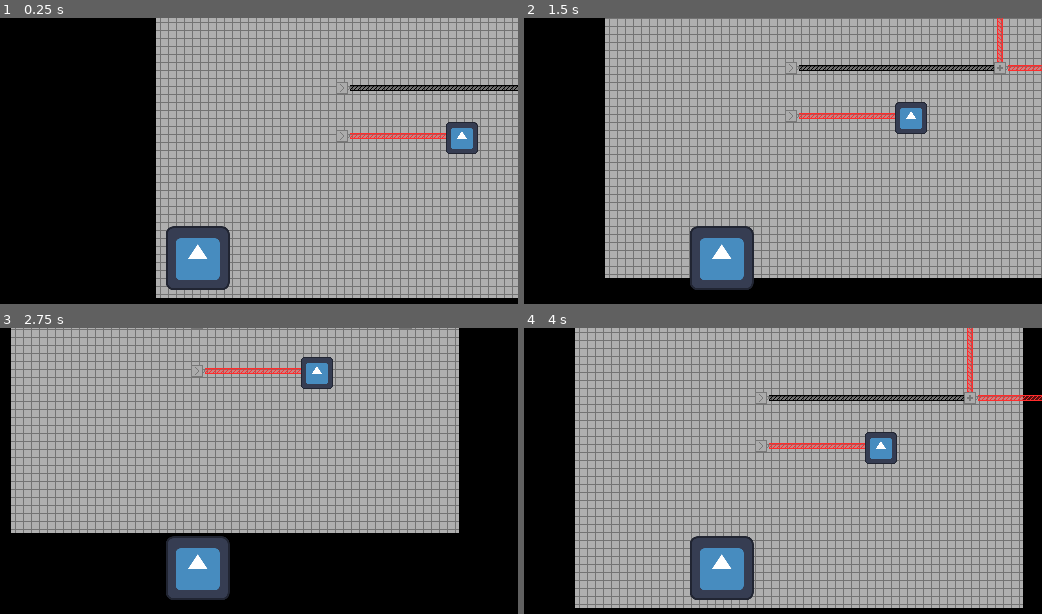
Above: before the commit, frames 1-4 (two rows, left to right).
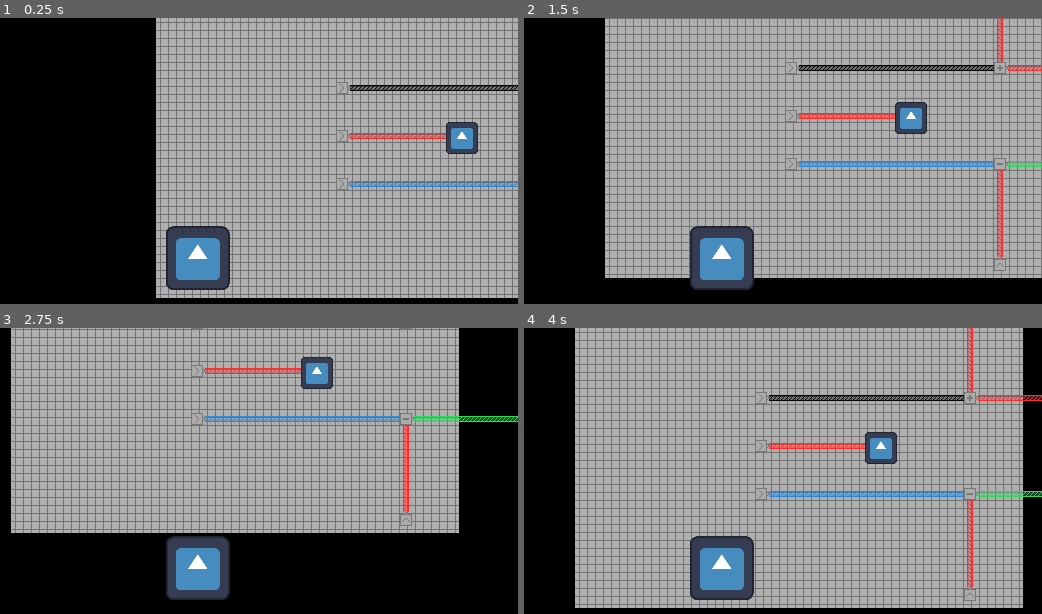
Above: after the commit, the same moments.

Repository: luminous-sky/Light-Puzzles
Game: Godot game, scene res://main/main.tscn
The game is run twice, just before and just after one commit, with the same random seed, the same clock (stepped at 60 frames per second) and the same inputs. The engine's default icon, where the game draws it, is replaced by a stand-in: a white triangle on a blue panel in a dark square.
Inputs:
- Up to frame 1 (0.25 s): no input
- Up to frame 2 (1.5 s): tap Enter at 0.5 s; hold Right (right) 0.53-1.28 s; hold Down (down) from 1.28 s (still down)
- Up to frame 3 (2.75 s): release Down (down) at 2.03 s; hold Right (right) from 2.03 s (still down)
- Up to frame 4 (4 s): release Right (right) at 2.78 s; hold Up (up) 2.78-3.53 s; hold Left (left) from 3.53 s (still down)

The runs differ from the first frame. In frame 1, 0.7% of the frame differs, in the area x 65-100%, y 55-61%; in frame 2, 1.4%; in frame 3, 1.7%, in the area x 37-100%, y 29-70%; in frame 4, 1.5%.

Commit message:
Implement basic subtract gate
Implement a basic color subtract gate which subtracts each input lasers'
color from white.

Call the superclass's _ready() function to properly setup variables when
a color/logic gate is created in the scene.

Diff:
--- a/src/gates/gate.gd
+++ b/src/gates/gate.gd
@@ -7,6 +7,8 @@
 
 func _ready() -> void:
 	enabled = false
+
+	super._ready()
 
 
 func add_laser(laser: LaserPointer) -> void:
--- /dev/null
+++ b/src/gates/subtract_gate.gd
@@ -0,0 +1,18 @@
+extends Gate
+
+
+func get_output() -> LaserColor.LASER_COLOR:
+	var res: ColorModel.RGB = ColorModel.RGB.WHITE
+
+	for laser: LaserPointer in lasers:
+		var c: LaserColor.LASER_COLOR = laser.color
+		if c not in ColorModel.RGB.values():
+			continue
+
+		res = ColorModel.sub_rgb(res, c as ColorModel.RGB)
+
+	if res not in LaserColor.LASER_COLOR.values():
+		print("Unimplemented output color!")
+		return LaserColor.LASER_COLOR.NONE
+
+	return res as LaserColor.LASER_COLOR
--- /dev/null
+++ b/src/gates/subtract_gate.tscn
@@ -0,0 +1,27 @@
+[gd_scene format=3 uid="uid://clr3mdwjbe17g"]
+
+[ext_resource type="Script" uid="uid://djcubgp4cyfob" path="res://gates/subtract_gate.gd" id="1_q0aes"]
+[ext_resource type="Texture2D" uid="uid://crvgbdwedva7l" path="res://assets/color_sub.png" id="2_q0aes"]
+[ext_resource type="PackedScene" uid="uid://c452n4sularn0" path="res://laser/laser_color.tscn" id="3_g6s3m"]
+
+[sub_resource type="RectangleShape2D" id="RectangleShape2D_h0och"]
+size = Vector2(12, 12)
+
+[node name="SubtractGate" type="RigidBody2D" unique_id=278080663]
+contact_monitor = true
+max_contacts_reported = 8
+script = ExtResource("1_q0aes")
+metadata/_custom_type_script = "uid://xwupwhmn0lqn"
+
+[node name="Block" type="Sprite2D" parent="." unique_id=110020789]
+texture = ExtResource("2_q0aes")
+
+[node name="CollisionShape2D" type="CollisionShape2D" parent="." unique_id=464489865]
+shape = SubResource("RectangleShape2D_h0och")
+
+[node name="LaserColor" parent="." unique_id=736237227 instance=ExtResource("3_g6s3m")]
+position = Vector2(8, 0)
+
+[node name="RayCast" type="RayCast2D" parent="." unique_id=1699795141]
+position = Vector2(8, 0)
+target_position = Vector2(16, 0)
--- a/src/laser/color_model.gd
+++ b/src/laser/color_model.gd
@@ -17,3 +17,8 @@
 ## Adds two RGB colors together
 static func add_rgb(c1: RGB, c2: RGB) -> RGB:
 	return (c1 | c2) as RGB
+
+
+## Subtracts the second RGB color from the first RGB color
+static func sub_rgb(c1: RGB, c2: RGB) -> RGB:
+	return (c1 & (~c2)) as RGB
--- a/src/main/main.tscn
+++ b/src/main/main.tscn
@@ -5,6 +5,7 @@
 [ext_resource type="Texture2D" uid="uid://vjmtchv50l7k" path="res://icon.svg" id="2_pjrb6"]
 [ext_resource type="PackedScene" uid="uid://c61dqmjejmjks" path="res://laser/laser_pointer.tscn" id="4_c651c"]
 [ext_resource type="PackedScene" uid="uid://cwhagnkmmim12" path="res://gates/add_gate.tscn" id="5_3wy1v"]
+[ext_resource type="PackedScene" uid="uid://clr3mdwjbe17g" path="res://gates/subtract_gate.tscn" id="6_kfbq2"]
 
 [sub_resource type="TileSetAtlasSource" id="TileSetAtlasSource_c651c"]
 texture = ExtResource("1_xwkvk")
@@ -32,9 +33,18 @@
 position = Vector2(186, -162)
 color = 1
 
+[node name="LaserPointer5" parent="." unique_id=1045746994 instance=ExtResource("4_c651c")]
+position = Vector2(186, -114)
+color = 4
+
 [node name="LaserPointer3" parent="." unique_id=18811736 instance=ExtResource("4_c651c")]
 position = Vector2(395, -309)
 rotation = 1.5707964
+color = 1
+
+[node name="LaserPointer4" parent="." unique_id=962478077 instance=ExtResource("4_c651c")]
+position = Vector2(395, -13)
+rotation = -1.5707964
 color = 1
 
 [node name="StaticBody2D" type="StaticBody2D" parent="." unique_id=149755564]
@@ -49,3 +59,6 @@
 
 [node name="AddGate" parent="." unique_id=278080663 instance=ExtResource("5_3wy1v")]
 position = Vector2(395, -210)
+
+[node name="SubtractGate" parent="." unique_id=1799219511 instance=ExtResource("6_kfbq2")]
+position = Vector2(395, -114)
Not shown, added: src/gates/subtract_gate.gd.uid
